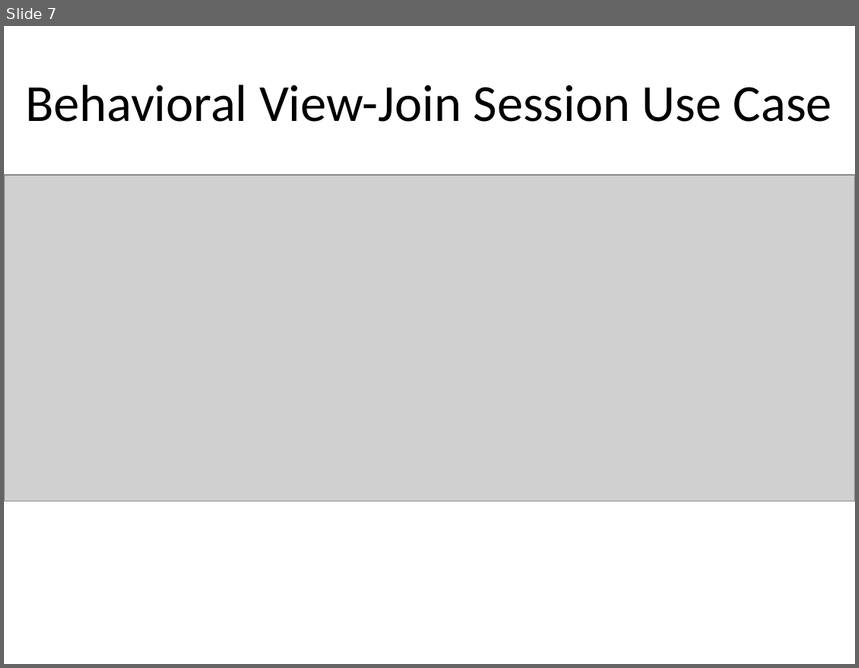
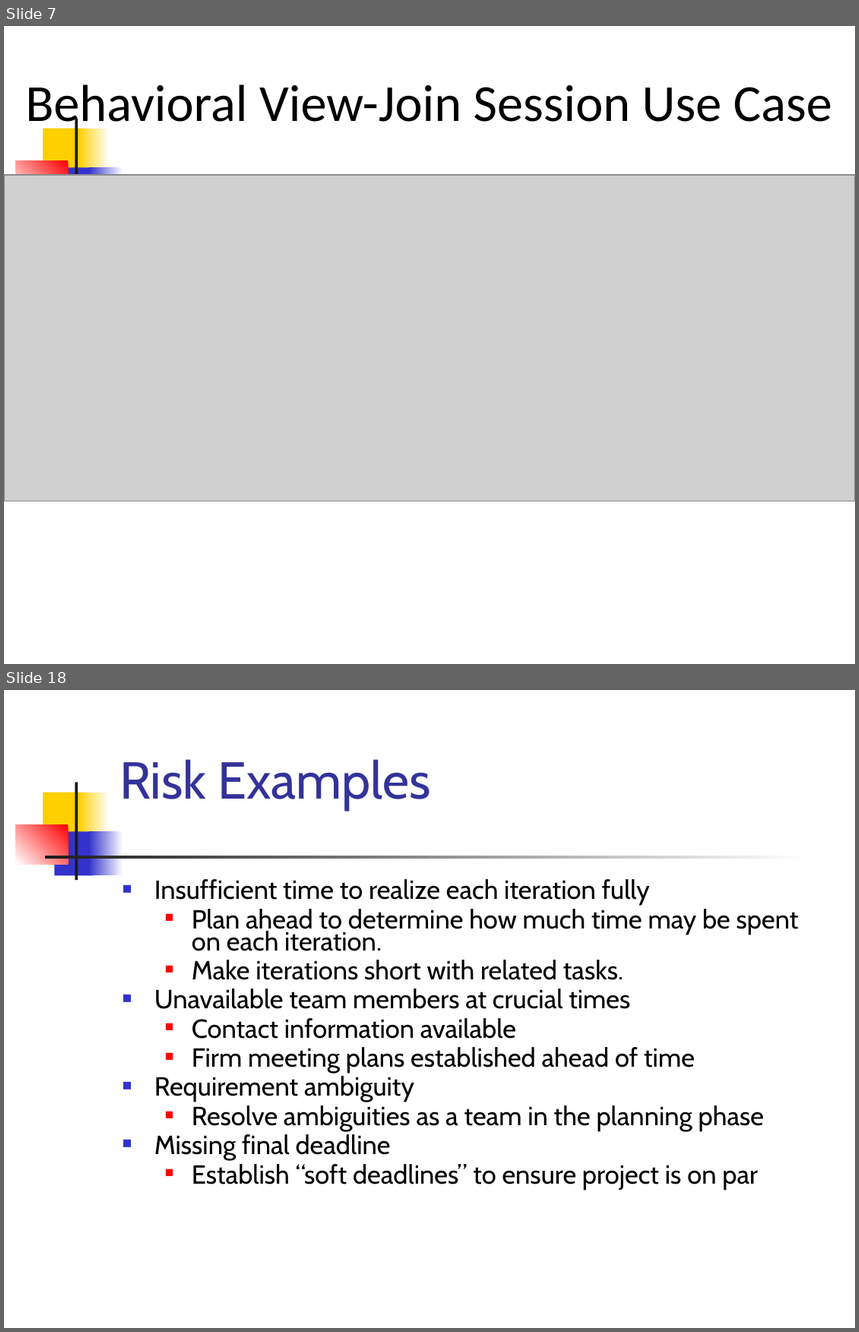
Before and after one commit to satpreetsingh/182mainproject, a slide deck: Documentation/04_10_Presentation.ppt. Shown one above the other, each under a label of ours: slide 7 before the commit, slides 7 and 18 after it; the slides between them are not shown. The pictures are 859x668 and 859x1332 pixels, drawn with LibreOffice and Linux fonts; fonts in the diff are those of the drawing; grey boxes stand for pictures. Boxes give left, top, right and bottom in pixels: in the first picture for what was removed or moved away, otherwise in the second. Text is boxed around its words. In the diff, an @@ line names an element or a change of style, - is before the commit and + after.

```diff
--- a/Documentation/04_10_Presentation.ppt
+++ b/Documentation/04_10_Presentation.ppt
@@ slide 18 added at (4,690,855,1328), background #FFFFFF; not listed: 6 template elements that a slide beside it also shows @@
@@ title added at (120,759,431,810), 44 pt, text #333399 @@
+Risk Examples
@@ rectangle added at (45,856,811,859), fill gradient #FFFFFF to #1C1C1C @@
@@ text added at (154,879,799,1190), 22.2 pt, text #000000 @@
+■ Insufficient time to realize each iteration fully
+  ■ Plan ahead to determine how much time may be spent on each iteration.
+  ■ Make iterations short with related tasks.
+■ Unavailable team members at crucial times
+  ■ Contact information available
+  ■ Firm meeting plans established ahead of time
+■ Requirement ambiguity
+  ■ Resolve ambiguities as a team in the planning phase
+■ Missing final deadline
+  ■ Establish “soft deadlines” to ensure project is on par
@@ slide 7 changed as well @@
@@ rectangle added at (44,128,84,173), fill #FFCF01 @@
@@ rectangle added at (75,118,77,216), fill #1C1C1C @@
@@ rectangle added at (79,128,110,173), fill gradient #FFFFFF to #FFCF01 @@
@@ rectangle added at (16,161,68,199), fill gradient #FF0000 to #FFFFFF @@
@@ rectangle added at (54,167,94,211), fill #3333CC @@
@@ rectangle added at (89,167,123,211), fill gradient #FFFFFF to #3333CC @@
```
Also in this commit, not shown: 6 other slides changed, 10 other slides added, 5 slides removed, 1 other file.
